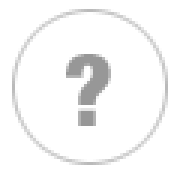
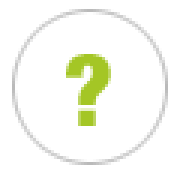
The second 174 x 174 image is a revision of the first. Changes to its layers:
painted on "?" over [66, 54, 111, 126]
